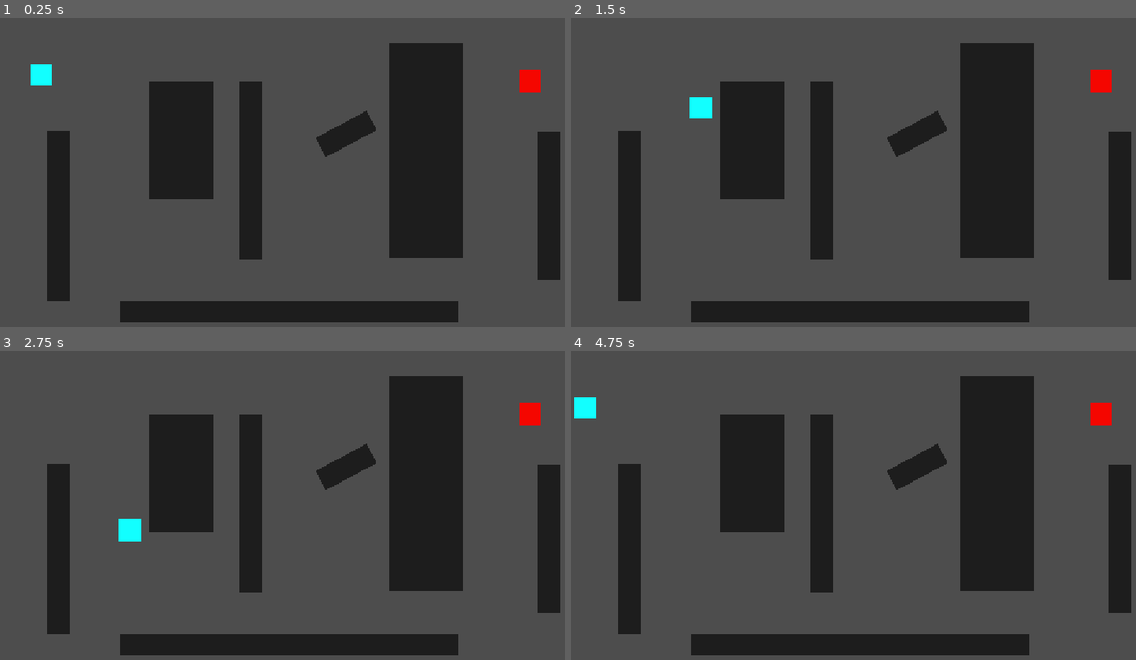
Above: before the commit, frames 1-4 (two rows, left to right).
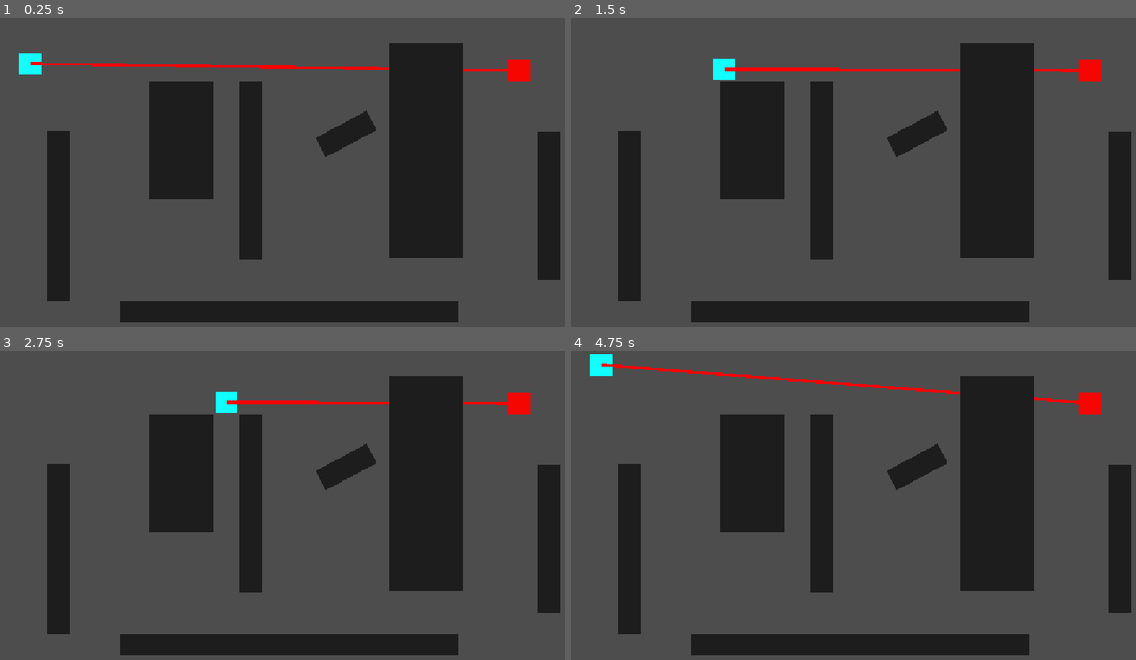
Above: after the commit, the same moments.

Repository: KWojtal-lab/pg2d-praca-domowa
Game: Godot game, scene res://main.tscn
Two runs of this game, one before a commit and one after it. Both use one fixed random seed, a clock stepped at 60 frames per second and the inputs below.
Inputs:
- Up to frame 1 (0.25 s): no input
- Up to frame 2 (1.5 s): tap Enter at 0.5 s; hold D (right) 0.53-1.28 s; hold S (down) from 1.28 s (still down)
- Up to frame 3 (2.75 s): release S (down) at 2.03 s; hold D (right) from 2.03 s (still down)
- Up to frame 4 (4.75 s): tap Space at 2.75 s; release D (right) at 2.78 s; hold W (up) 2.78-3.53 s; hold A (left) from 3.53 s (still down)

The runs differ from the first frame. In frame 1, 1.4% of the frame differs, in the area x 3-96%, y 11-25%; in frame 2, 1.4%; in frame 3, 1.3%; in frame 4, 1.6%, in the area x 0-96%, y 1-25%.

Commit message:
Move enemy to the player if no obstacles are on the way

Diff:
--- a/main.tscn
+++ b/main.tscn
@@ -1,9 +1,13 @@
 [gd_scene format=3 uid="uid://cqow47bch5ocs"]
 
 [ext_resource type="Script" uid="uid://c3ubxpp10k6x6" path="res://scripts/player.gd" id="1_ig7tw"]
+[ext_resource type="Script" uid="uid://cjk6efoxo1xkr" path="res://scripts/enemy.gd" id="2_0xm2m"]
 
 [sub_resource type="RectangleShape2D" id="RectangleShape2D_ueyco"]
-size = Vector2(63, 61)
+size = Vector2(40, 40)
+
+[sub_resource type="RectangleShape2D" id="RectangleShape2D_4c57u"]
+size = Vector2(40, 40)
 
 [sub_resource type="RectangleShape2D" id="RectangleShape2D_7dm0k"]
 size = Vector2(45, 337)
@@ -45,24 +49,46 @@
 script = ExtResource("1_ig7tw")
 
 [node name="Background" type="ColorRect" parent="Player" unique_id=309793393]
-offset_right = 40.0
-offset_bottom = 40.0
+anchors_preset = 8
+anchor_left = 0.5
+anchor_top = 0.5
+anchor_right = 0.5
+anchor_bottom = 0.5
+offset_left = -20.0
+offset_top = -20.0
+offset_right = 20.0
+offset_bottom = 20.0
+grow_horizontal = 2
+grow_vertical = 2
 color = Color(0.07058824, 1, 1, 1)
 
 [node name="Collision" type="CollisionShape2D" parent="Player" unique_id=1201197177]
-position = Vector2(21.5, 20.5)
+position = Vector2(1, 1)
 shape = SubResource("RectangleShape2D_ueyco")
 
 [node name="Enemy" type="CharacterBody2D" parent="." unique_id=1538247996]
 position = Vector2(953, 96)
+script = ExtResource("2_0xm2m")
+
+[node name="ShapeCast2D" type="ShapeCast2D" parent="Enemy" unique_id=178986882]
+shape = SubResource("RectangleShape2D_4c57u")
+target_position = Vector2(0, 0)
 
 [node name="Background" type="ColorRect" parent="Enemy" unique_id=956753051]
-offset_right = 40.0
-offset_bottom = 40.0
+anchors_preset = 8
+anchor_left = 0.5
+anchor_top = 0.5
+anchor_right = 0.5
+anchor_bottom = 0.5
+offset_left = -20.0
+offset_top = -20.0
+offset_right = 20.0
+offset_bottom = 20.0
+grow_horizontal = 2
+grow_vertical = 2
 color = Color(0.96141356, 0.025140641, 3.85046e-07, 1)
 
 [node name="Collision" type="CollisionShape2D" parent="Enemy" unique_id=725106080]
-position = Vector2(21.5, 20.5)
 shape = SubResource("RectangleShape2D_ueyco")
 
 [node name="Obstacles" type="Node2D" parent="." unique_id=1438487316]
--- /dev/null
+++ b/scripts/enemy.gd
@@ -0,0 +1,36 @@
+extends CharacterBody2D
+
+const SPEED: float = 150.0
+@onready var player: Node2D = get_tree().current_scene.get_node("Player")
+
+var sees_player: bool = false
+
+func _physics_process(_delta: float) -> void:
+	var space_state = get_world_2d().direct_space_state
+
+	var query = PhysicsRayQueryParameters2D.create(
+		global_position,
+		player.global_position,
+		collision_mask,
+		[self.get_rid()]
+	)
+	var result = space_state.intersect_ray(query)
+
+	if result.collider == player:
+		sees_player = true
+
+		var dir = global_position.direction_to(player.global_position)
+		velocity = dir * SPEED
+	else:
+		sees_player = false
+		velocity = Vector2.ZERO
+
+	move_and_slide()
+
+	queue_redraw()
+
+func _draw() -> void:
+	var target_local_pos = to_local(player.global_position)
+	var color = Color.GREEN if sees_player else Color.RED
+
+	draw_line(Vector2.ZERO, target_local_pos, color, 5.0)
Not shown, added: scripts/enemy.gd.uid
